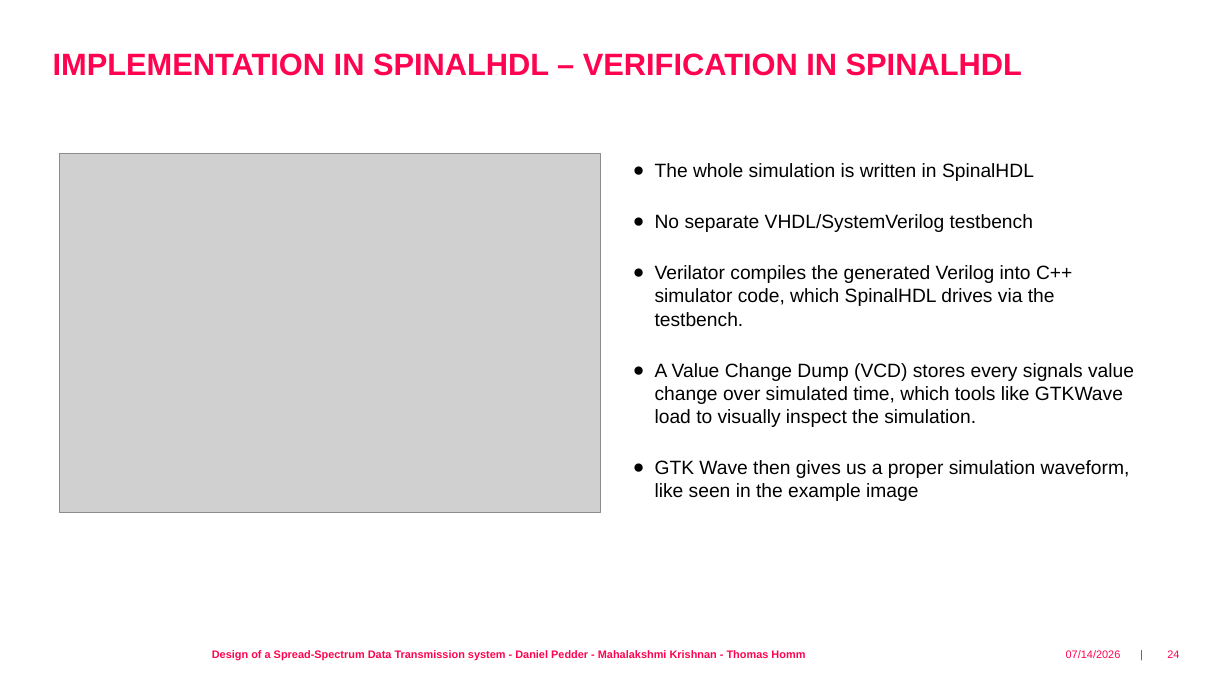
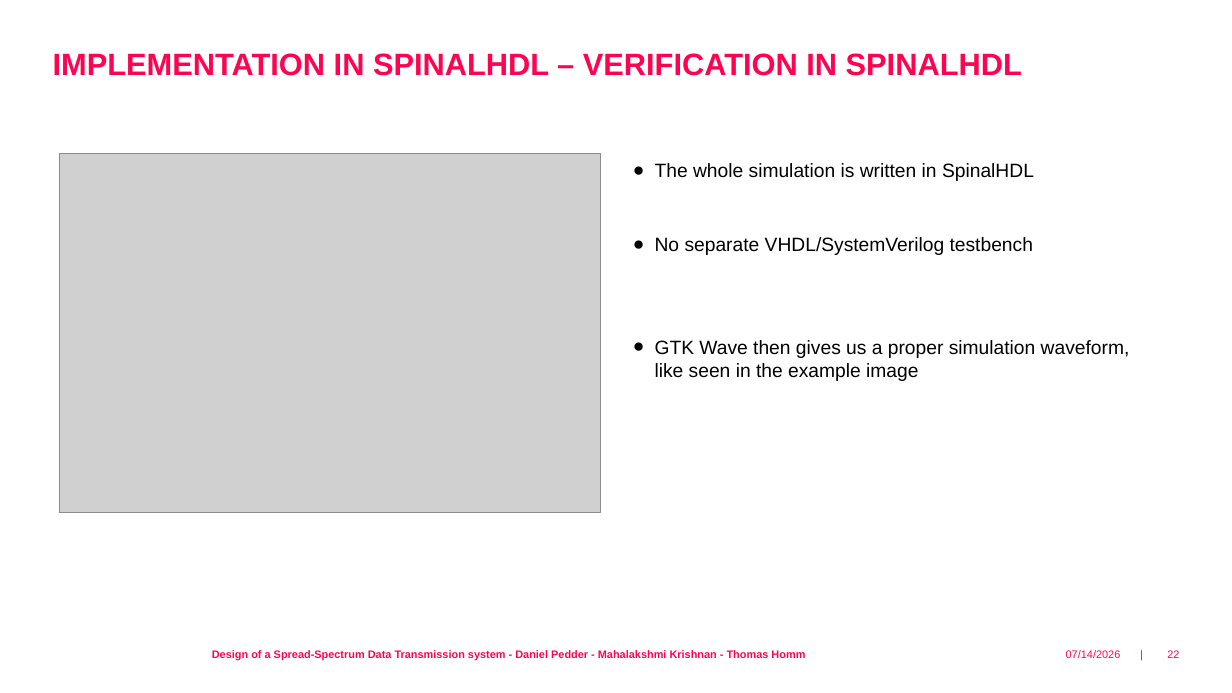
Before and after one commit to fredowski/spreads, a slide deck: slide 22 of documentation/presentation/spread_spectrum_vlsi_daniel.odp (slide 24 before the commit). Drawn at 1232x693 pixels with LibreOffice and Linux fonts; fonts in the diff are those of the drawing; grey boxes stand for pictures; background and template pictures are left out. Boxes give left, top, right and bottom in pixels: in the first picture for what was removed or moved away, otherwise in the second. Text is boxed around its words. In the diff, an @@ line names an element or a change of style, - is before the commit and + after.

```diff
--- a/documentation/presentation/spread_spectrum_vlsi_daniel.odp
+++ b/documentation/presentation/spread_spectrum_vlsi_daniel.odp
@@ text at (655, 265, 1134, 427): paragraphs removed @@
-● Verilator compiles the generated Verilog into C++ simulator code, which SpinalHDL drives via the testbench.
-● A Value Change Dump (VCD) stores every signals value change over simulated time, which tools like GTKWave load to visually inspect the simulation.
@@ page number at (1167, 650, 1179, 658): text changed @@
-24
+22
```
Also in this commit, not shown: 2 other slides changed.
